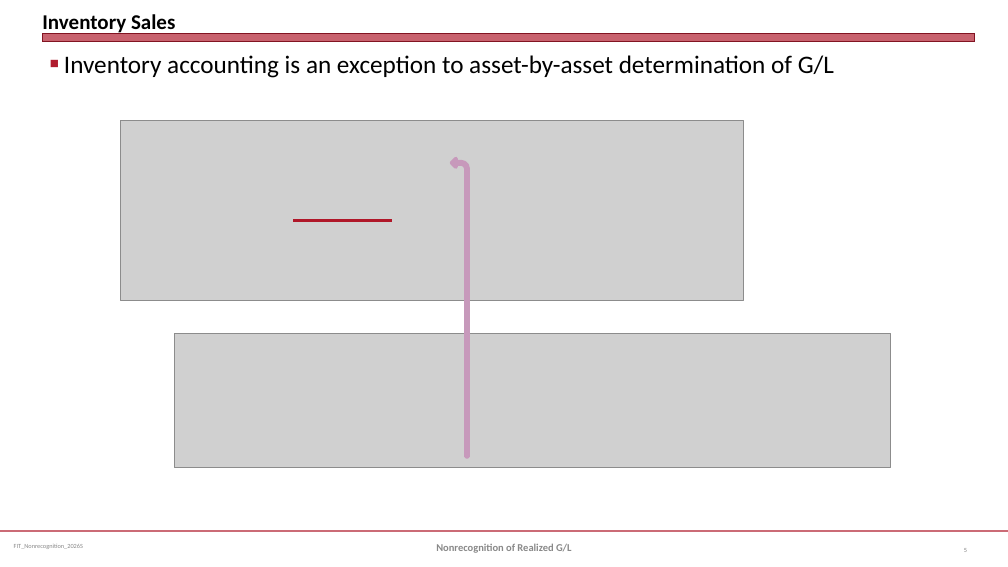
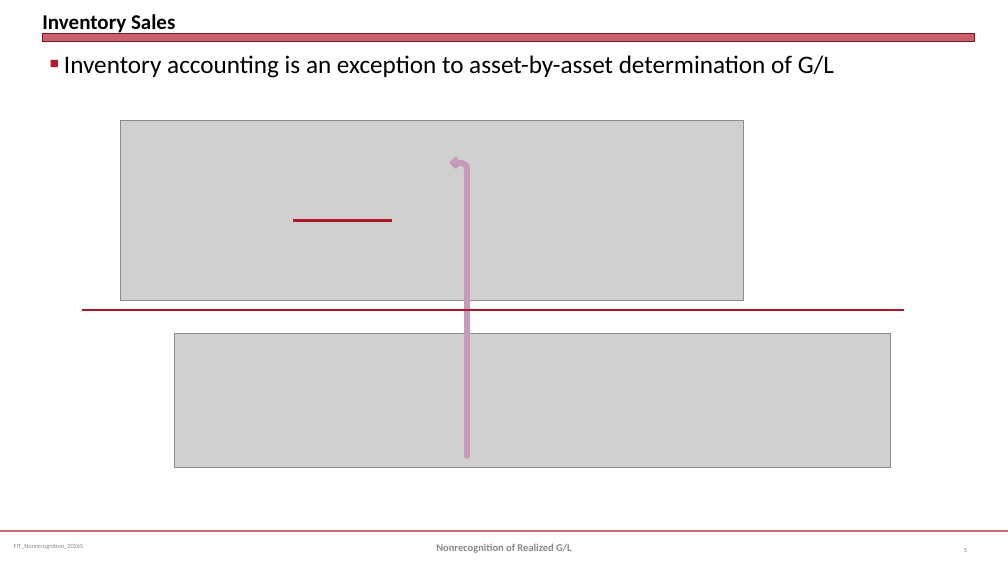
Before and after one commit to jmc877/Fed-Income-Tax, a slide deck: slide 5 of slides/FIT_NonrecognitionGL_2026S.pptx. Drawn at 1008x567 pixels with LibreOffice and Linux fonts; fonts in the diff are those of the drawing; grey boxes stand for pictures. Boxes give left, top, right and bottom in pixels: in the first picture for what was removed or moved away, otherwise in the second. Text is boxed around its words. In the diff, an @@ line names an element or a change of style, - is before the commit and + after.

```diff
--- a/slides/FIT_NonrecognitionGL_2026S.pptx
+++ b/slides/FIT_NonrecognitionGL_2026S.pptx
@@ line added from (82, 310) to (904, 310), #B0182A 1.75 pt @@
```
Also in this commit, not shown: 3 other slides changed, 1 other file.
